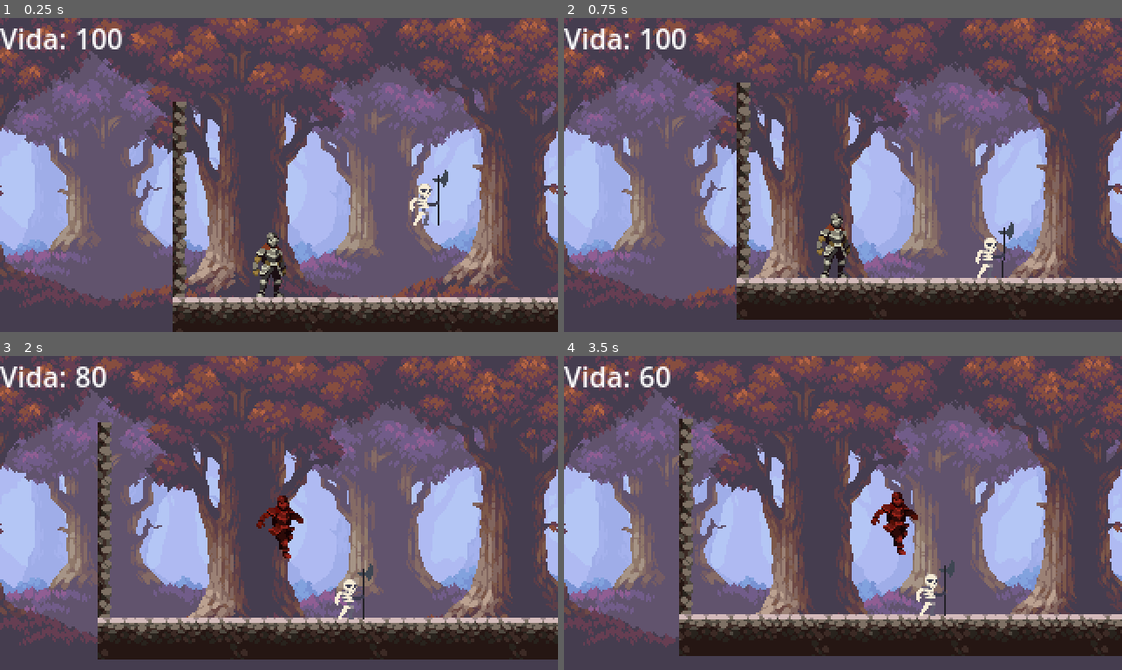
Above: before the commit, frames 1-4 (two rows, left to right).
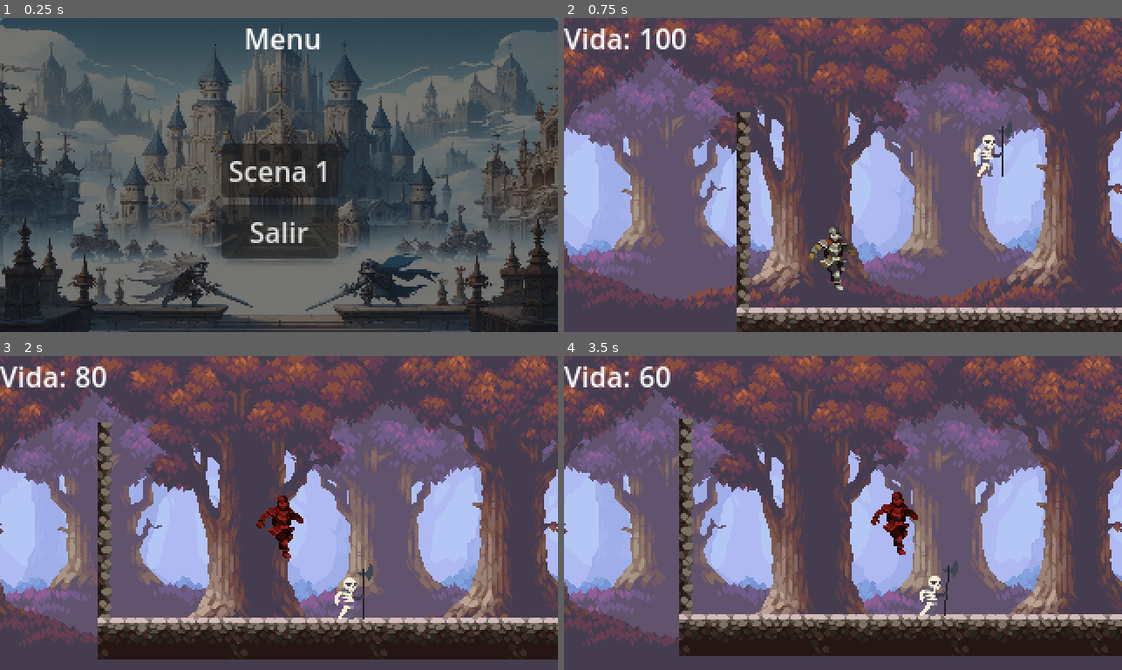
Above: after the commit, the same moments.

Repository: Luis-Blash/godot_caballero
Game: Godot game, scene res://Scene/menu.tscn
The game is run twice, just before and just after one commit, with the same random seed, the same clock (stepped at 60 frames per second) and the same inputs. Before the commit the project starts from res://Scene/Game.tscn.
Inputs (mouse positions are in pixels of both pictures, inside the frame that each line leads up to):
- Up to frame 1 (0.25 s): no input
- Up to frame 2 (0.75 s): click (843, 171) at 0.5 s, where only the run after the commit has a clickable "Scena 1"
- Up to frame 3 (2 s): hold Right (ui_right) from 1.28 s (still down)
- Up to frame 4 (3.5 s): release Right (ui_right) at 2.03 s; hold Left (ui_left) 2.03-2.78 s; hold Right (ui_right) from 2.78 s (still down)

The runs differ from the first frame. In frame 1, 81% of the frame differs, in the area x 0-100%, y 0-100%; in frame 2, 13%; in frame 3, less than 0.1%; in frame 4, 0.4%.

Commit message:
feat: menu

Diff:
--- /dev/null
+++ b/Scene/menu.tscn
@@ -0,0 +1,74 @@
+[gd_scene load_steps=3 format=3 uid="uid://dqca3dh3cwd4v"]
+
+[ext_resource type="Script" path="res://Scripts/menu.gd" id="1_8gawf"]
+[ext_resource type="Texture2D" uid="uid://cdygups12ur6u" path="res://Assest/backgrounds/fondo.jpg" id="1_rm280"]
+
+[node name="Menu" type="CanvasLayer"]
+script = ExtResource("1_8gawf")
+preload_scene = "res://Scene/level_1.tscn"
+
+[node name="Control" type="Control" parent="."]
+layout_mode = 3
+anchors_preset = 15
+anchor_right = 1.0
+anchor_bottom = 1.0
+grow_horizontal = 2
+grow_vertical = 2
+
+[node name="TextureRect" type="TextureRect" parent="Control"]
+layout_mode = 1
+anchors_preset = 15
+anchor_right = 1.0
+anchor_bottom = 1.0
+grow_horizontal = 2
+grow_vertical = 2
+texture = ExtResource("1_rm280")
+expand_mode = 2
+
+[node name="Panel" type="Panel" parent="Control"]
+layout_mode = 1
+anchors_preset = 15
+anchor_right = 1.0
+anchor_bottom = 1.0
+grow_horizontal = 2
+grow_vertical = 2
+
+[node name="BoxContainer" type="BoxContainer" parent="Control/Panel"]
+layout_mode = 2
+anchor_right = 1.0
+offset_right = 5.0
+offset_bottom = 23.0
+grow_horizontal = 2
+alignment = 1
+
+[node name="Titulo" type="Label" parent="Control/Panel/BoxContainer"]
+layout_mode = 2
+text = "Menu"
+
+[node name="BoxContainer2" type="BoxContainer" parent="Control/Panel"]
+layout_mode = 1
+anchors_preset = 7
+anchor_left = 0.5
+anchor_top = 1.0
+anchor_right = 0.5
+anchor_bottom = 1.0
+offset_left = -159.5
+offset_top = -150.0
+offset_right = 159.5
+grow_horizontal = 2
+grow_vertical = 0
+alignment = 1
+
+[node name="VBoxContainer" type="VBoxContainer" parent="Control/Panel/BoxContainer2"]
+layout_mode = 2
+alignment = 1
+
+[node name="Scena" type="Button" parent="Control/Panel/BoxContainer2/VBoxContainer"]
+layout_mode = 2
+text = "Scena 1"
+
+[node name="Button2" type="Button" parent="Control/Panel/BoxContainer2/VBoxContainer"]
+layout_mode = 2
+text = "Salir"
+
+[connection signal="pressed" from="Control/Panel/BoxContainer2/VBoxContainer/Scena" to="." method="_on_scena_pressed"]
--- /dev/null
+++ b/Scripts/menu.gd
@@ -0,0 +1,16 @@
+extends CanvasLayer
+
+@export_file('*.tscn') var preload_scene
+
+func _ready():
+	print("inicio")
+
+func _process(_delta):
+	pass
+
+
+func _on_scena_pressed():
+	print("presiono")
+	#get_tree().change_scene_to_packed(preload_nivelOne)
+	get_tree().change_scene_to_file(preload_scene)
+	pass # Replace with function body.
--- a/project.godot
+++ b/project.godot
@@ -11,7 +11,7 @@
 [application]
 
 config/name="Caballero Pelea"
-run/main_scene="res://Scene/Game.tscn"
+run/main_scene="res://Scene/menu.tscn"
 config/features=PackedStringArray("4.2", "Forward Plus")
 config/icon="res://icon.svg"
 
Binary file added: Assest/backgrounds/fondo.jpg
Not shown, added: Assest/backgrounds/fondo.jpg.import
